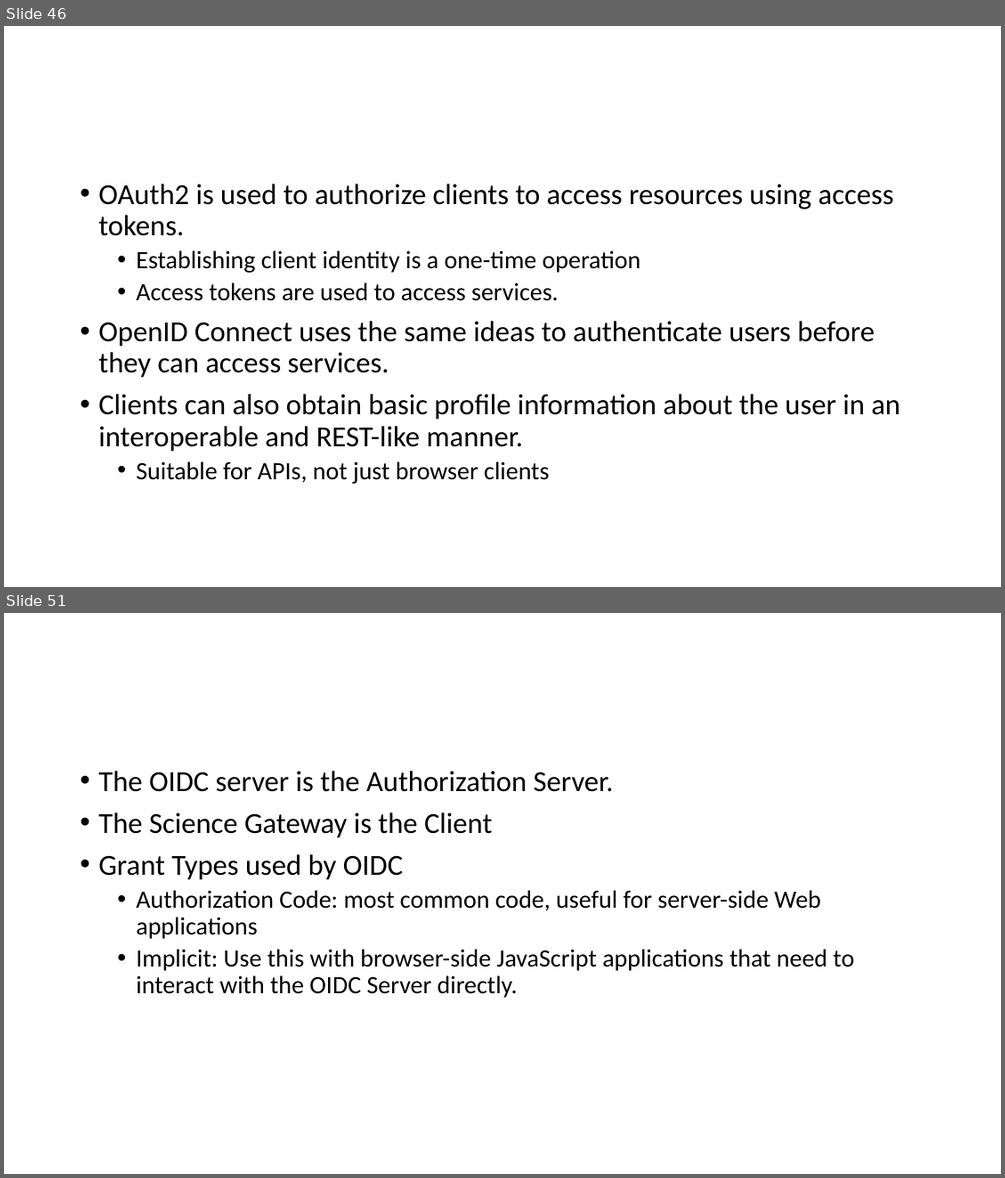
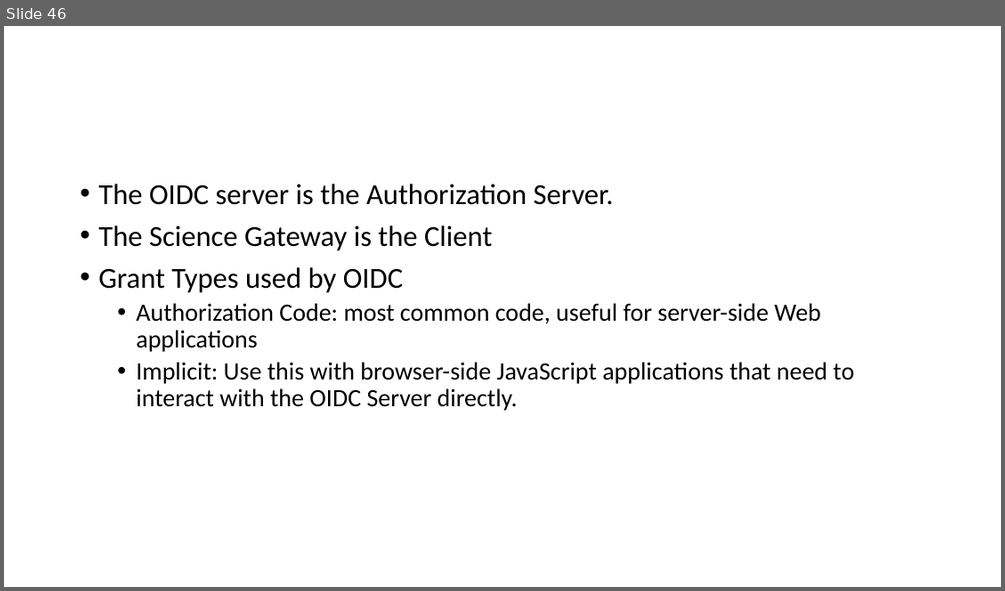
Before and after one commit to airavata-courses/airavata-courses.github.io, a slide deck: slides/Fall2017-OAuth2-OIDC.pptx. Shown one above the other, each under a label of ours: slides 46 and 51 before the commit, slide 46 after it; the slides between them are not shown. The pictures are 1005x1178 and 1005x591 pixels, drawn with LibreOffice and Linux fonts; fonts in the diff are those of the drawing. Boxes give left, top, right and bottom in pixels: in the first picture for what was removed or moved away, otherwise in the second. Text is boxed around its words. In the diff, an @@ line names an element or a change of style, - is before the commit and + after.

Commit message:
Updating OAuth2 slides

```diff
--- a/slides/Fall2017-OAuth2-OIDC.pptx
+++ b/slides/Fall2017-OAuth2-OIDC.pptx
@@ slide 46 removed at [4, 26, 1001, 587], background #FFFFFF @@
@@ title removed at [73, 56, 933, 164] @@
@@ text removed at [73, 176, 933, 532] @@
-• OAuth2 is used to authorize clients to access resources using access tokens.
-  • Establishing client identity is a one-time operation
-  • Access tokens are used to access services.
-• OpenID Connect uses the same ideas to authenticate users before they can access services.
-• Clients can also obtain basic profile information about the user in an interoperable and REST-like manner.
-  • Suitable for APIs, not just browser clients
@@ what was slide 51 is now slide 46 @@
```
Also in this commit, not shown: 14 slides changed, 2 slides added, 6 other slides removed.
